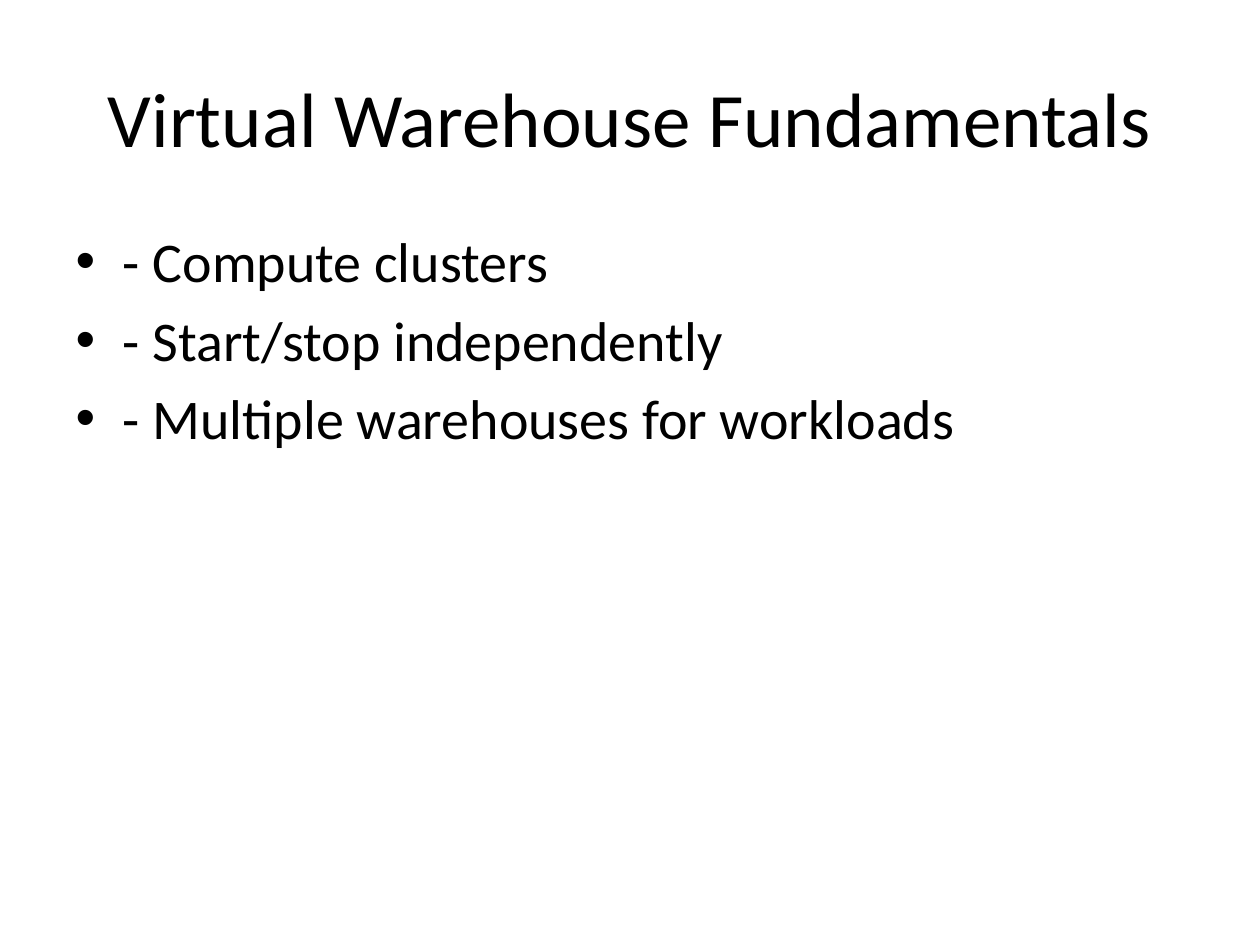
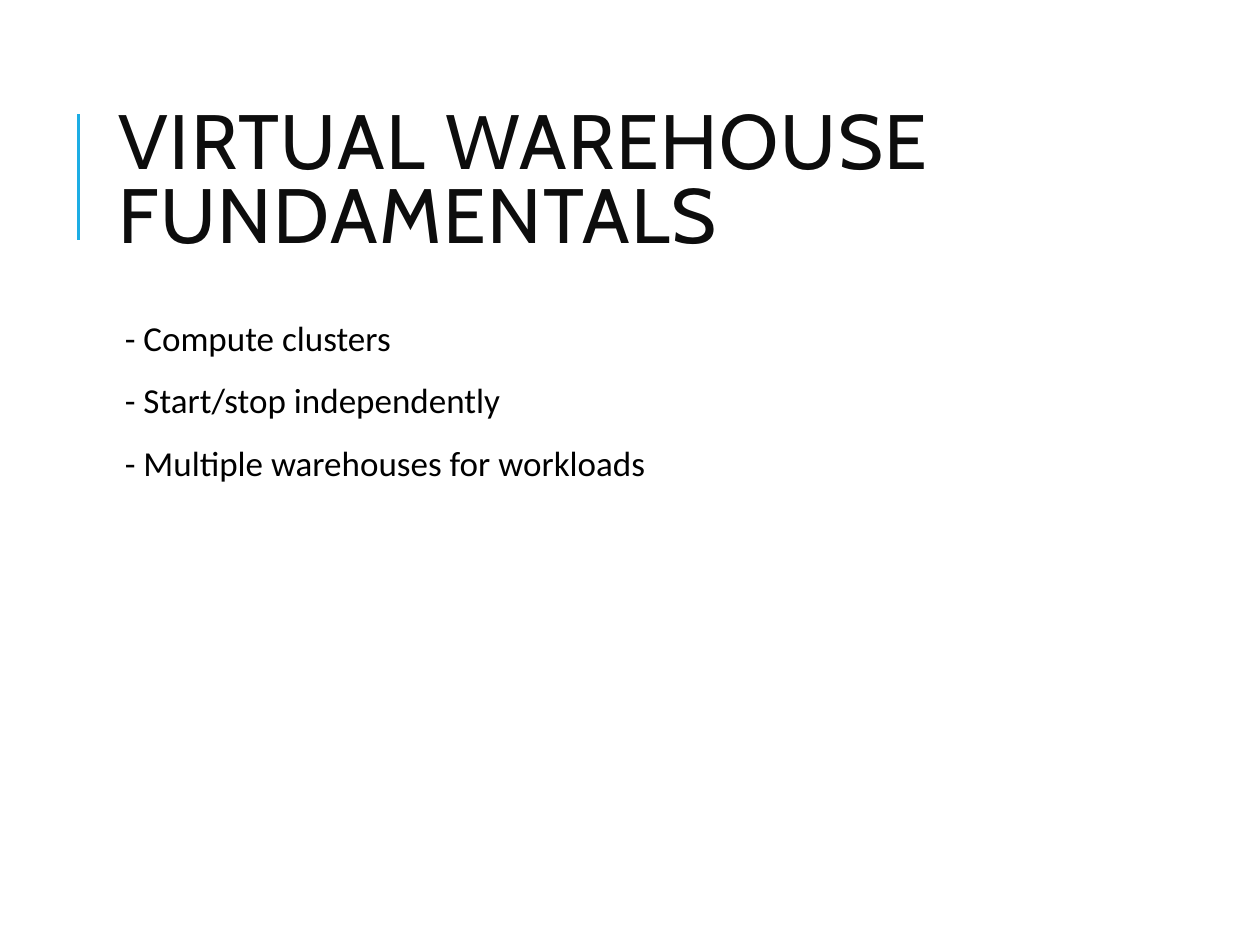
Before and after one commit to vikash-verma-profile/DE-Sig-March-2026, a slide deck: slide 9 of Week-2/Day-4/Snowflake_Modules_1_3.pptx. Drawn at 1260x945 pixels with LibreOffice and Linux fonts; fonts in the diff are those of the drawing. Boxes give left, top, right and bottom in pixels: in the first picture for what was removed or moved away, otherwise in the second. Text is boxed around its words. In the diff, an @@ line names an element or a change of style, - is before the commit and + after.

```diff
--- a/Week-2/Day-4/Snowflake_Modules_1_3.pptx
+++ b/Week-2/Day-4/Snowflake_Modules_1_3.pptx
@@ line added from (78, 239) to (78, 113), #1CADE4 1.5 pt @@
@@ title at box(118, 114, 928, 244): text changed; font Calibri to Cabin; text colour #000000 to #0D0D0D @@
-Virtual Warehouse Fundamentals
+VIRTUAL WAREHOUSE FUNDAMENTALS
@@ text "- Compute clusters": place and size @@
-text "- Compute clusters" at box(153, 243, 954, 448)
+text "- Compute clusters" at box(143, 326, 645, 482)
@@ text "- Compute clusters" at box(143, 326, 645, 482): size 32 to 20 pt; bullet • to  ; line spacing 1 to 0.9; more space between paragraphs @@
```
Also in this commit, not shown: 27 other slides changed, 5 other files.
